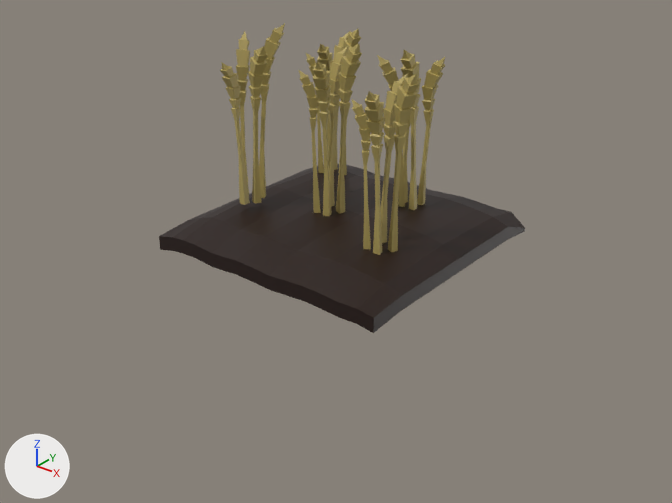
The glTF model assets/models/farm.glb, before and after one commit.
Before and after are seen from a 50 mm lens placed at (16.47, -20.95, 11.67), pointed at (0.65, -1.18, -0.58). The lights are fixed; the arrows at lower left show +X, +Y and +Z. The first picture is the older version. Where no turn or scale is listed for an object, it has been applied to the vertices. Vertices at exactly the same position are counted once.

Objects in the first picture: 'Cube.021', 'Wheat', 'Wheat.001', 'Wheat.002', 'Wheat.003', 'Wheat.004'.
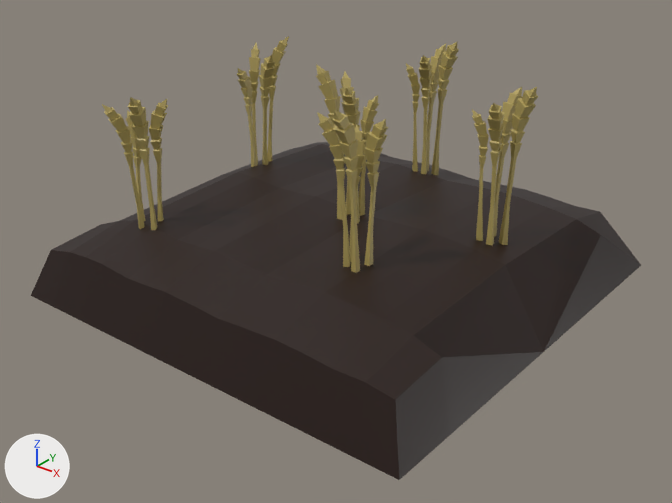
Boxes [x1, y1, x2, y2] around the edits, measured in the pictures (672 x 503 px; the box of a moved part takes in the faces that stretch with it):
'Cube.021', reshaped, moved, rescaled (66% wider, 99% taller)
    before: [159, 164, 525, 333]
    after: [31, 142, 641, 480]
'Wheat.001', moved, rescaled (12% shorter)
    before: [352, 73, 419, 255]
    after: [472, 86, 538, 246]
'Wheat', moved, turned, rescaled
    before: [299, 44, 362, 216]
    after: [317, 110, 388, 273]
'Wheat.004', moved, rescaled
    before: [220, 23, 285, 205]
    after: [237, 36, 289, 167]
'Wheat.003', moved, turned, rescaled
    before: [377, 50, 445, 210]
    after: [316, 64, 379, 223]
'Wheat.002', moved, rescaled (9% shorter)
    before: [306, 28, 361, 175]
    after: [405, 42, 459, 175]
'Wheat.005', added (yellow)
    after: [102, 97, 168, 230]
part 1 of me_cube_022, moved or reshaped
    before: [159, 176, 525, 333]
    after: [31, 212, 641, 480]

Diff of the bpy script that builds the scene:
```diff
--- a/assets/models/farm.glb.py
+++ b/assets/models/farm.glb.py
@@ mat_yellow_005 @@
+mat_yellow_005 = principled_material('Yellow.005')
+mat_yellow_005.base_color = (0.448, 0.355, 0.113)  # yellow #b3a15e
@@ me_cube_022 @@
 # used by ob_cube_021; location = (-0.39, -0.94, 0.07); scale = (0.28, 0.359, 0.28)
-me_cube_022.from_pydata(...)  # 150 vertices, 296 faces; spans x -13.3..16.1, y -8.4..14.4, z -3.6..0.5
+me_cube_022.from_pydata(...)  # 149 vertices, 294 faces; spans x -14.6..17.4, y -9.4..15.4, z -5.4..0.5
+# me_cube_022 part 1
+# 9 vertices are removed from x -13.3..16.1, y -4.9..14.4, z -3.3..-1.2
+# 37 faces are deleted
+# 69 vertices move from x -13.3..16.1, y -8.4..14.4, z -3.6..-1.2 to x -14.6..17.4, y -9.4..15.4, z -5.4
+# 8 vertices are added at x -14.6..17.4, y -5.7..15.4, z -5.4
+# 35 new faces join them
 me_cube_022.materials.append(mat_material_016)
@@ me_cube_028 @@
+me_cube_028.from_pydata(...)  # 212 vertices, 408 faces; spans x -0.7..0.86, y -0.86..0.76, z 0.0..5.03
+me_cube_028.materials.append(mat_yellow_005)  # yellow #b3a15e
@@ ob_cube_021 @@
 ob_cube_021 = bpy.data.objects.new('Cube.021', me_cube_022)
-ob_cube_021.location = (-0.39, -0.94, 0.07)
-ob_cube_021.scale = (0.28, 0.359, 0.28)
+ob_cube_021.location = (-0.44, -1.75, 0.18)
+ob_cube_021.scale = (0.435, 0.558, 0.435)
@@ ob_wheat @@
 ob_wheat = bpy.data.objects.new('Wheat', me_cube_032)
-ob_wheat.location = (-0.36, -0.37, 0.08)
-ob_wheat.rotation_euler = (0.0, 0.0, -0.3)  # degrees (0, 0, -17)
-ob_wheat.scale = (4.99, 4.99, 4.99)
+ob_wheat.location = (2.55, -2.86, -0.13)
+ob_wheat.rotation_euler = (0.0, 0.0, -1.738)  # degrees (0, 0, -100)
+ob_wheat.scale = (4.57, 4.57, 4.57)
@@ ob_wheat_001 @@
 ob_wheat_001 = bpy.data.objects.new('Wheat.001', me_cube_023)
-ob_wheat_001.location = (2.38, -1.44, -0.06)
+ob_wheat_001.location = (4.74, 0.76, -0.03)
 ob_wheat_001.rotation_euler = (0.0, 0.0, -0.418)  # degrees (0, 0, -24)
-ob_wheat_001.scale = (4.99, 4.99, 4.99)
+ob_wheat_001.scale = (4.57, 4.57, 4.57)
@@ ob_wheat_002 @@
 ob_wheat_002 = bpy.data.objects.new('Wheat.002', me_cube_024)
-ob_wheat_002.location = (-2.5, 2.44, -0.28)
+ob_wheat_002.location = (-0.03, 4.51, -0.26)
 ob_wheat_002.rotation_euler = (0.0, 0.0, -0.341)  # degrees (0, 0, -20)
-ob_wheat_002.scale = (4.99, 4.99, 4.99)
+ob_wheat_002.scale = (4.57, 4.57, 4.57)
@@ ob_wheat_003 @@
 ob_wheat_003 = bpy.data.objects.new('Wheat.003', me_cube_025)
-ob_wheat_003.location = (1.12, 1.77, -0.17)
-ob_wheat_003.rotation_euler = (0.0, 0.0, -1.517)  # degrees (0, 0, -87)
-ob_wheat_003.scale = (4.99, 4.99, 4.99)
+ob_wheat_003.location = (0.55, -0.29, -0.13)
+ob_wheat_003.rotation_euler = (0.0, 0.0, -2.957)  # degrees (0, 0, -169)
+ob_wheat_003.scale = (4.57, 4.57, 4.57)
@@ ob_wheat_004 @@
 ob_wheat_004 = bpy.data.objects.new('Wheat.004', me_cube_026)
-ob_wheat_004.location = (-2.44, -1.46, 0.35)
+ob_wheat_004.location = (-4.58, 1.25, -0.35)
 ob_wheat_004.rotation_euler = (0.0, 0.0, 0.522)  # degrees (0, 0, 30)
-ob_wheat_004.scale = (4.99, 4.99, 4.99)
+ob_wheat_004.scale = (4.57, 4.57, 4.57)
@@ ob_wheat_005 @@
+ob_wheat_005 = bpy.data.objects.new('Wheat.005', me_cube_028)
+ob_wheat_005.location = (-4.02, -4.5, -0.61)
```
